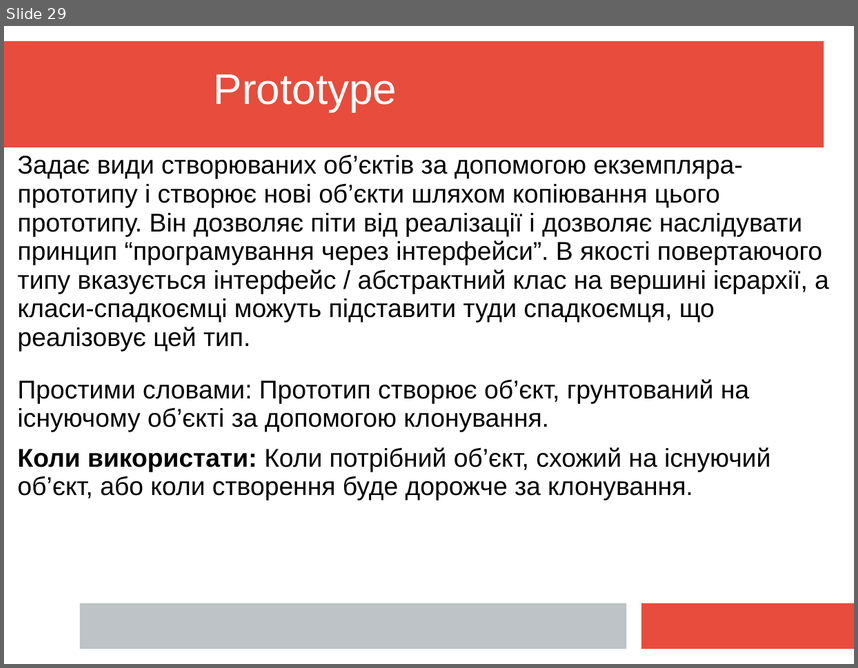
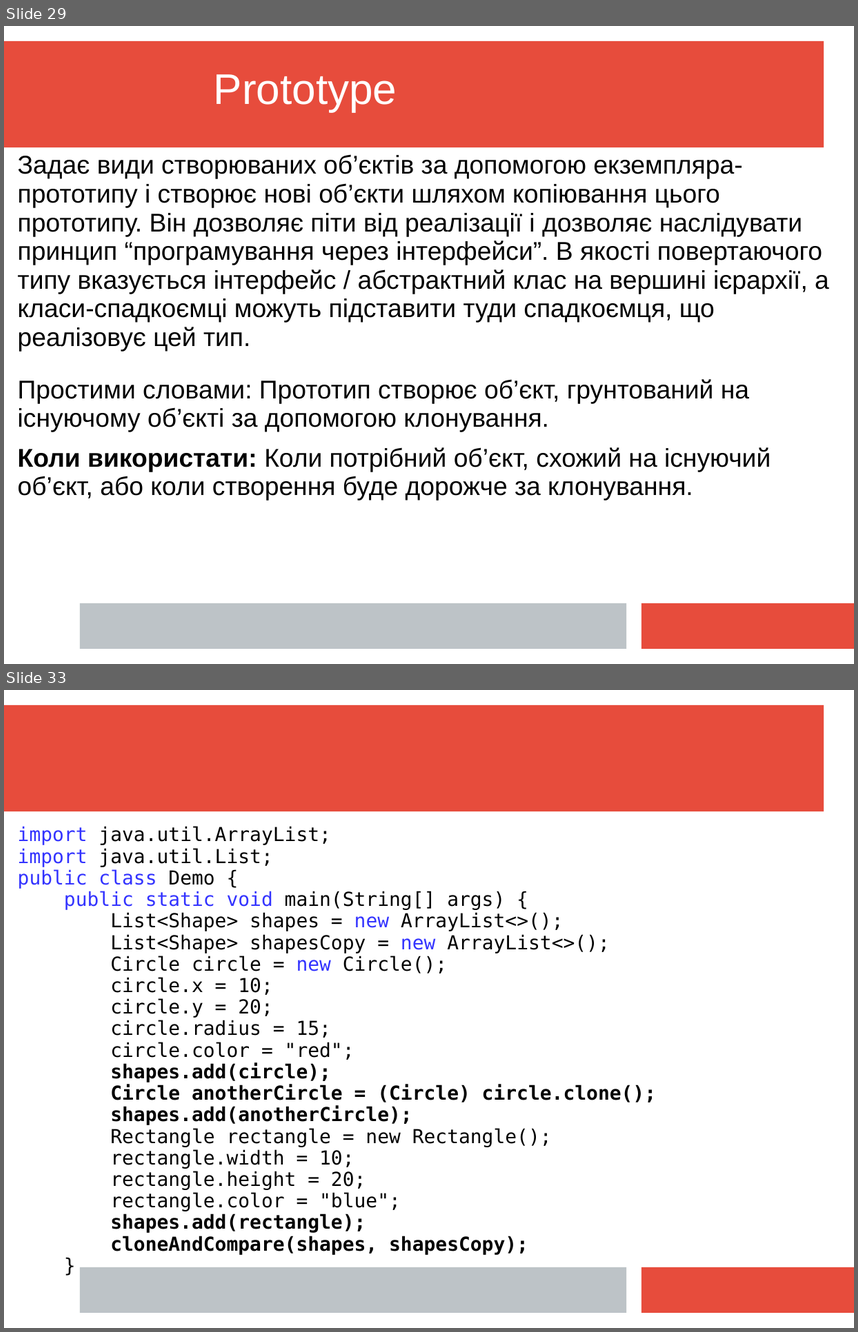
Before and after one commit to mecchmatProjects/JavaCourse, a slide deck: L12_patterns/JavaTutorUkr_12_Patterns.ppt. Shown one above the other, each under a label of ours: slide 29 before the commit, slides 29 and 33 after it; the slides between them are not shown. The pictures are 858x668 and 858x1332 pixels, drawn with LibreOffice and Linux fonts; fonts in the diff are those of the drawing. Boxes give left, top, right and bottom in pixels: in the first picture for what was removed or moved away, otherwise in the second. Text is boxed around its words. In the diff, an @@ line names an element or a change of style, - is before the commit and + after.

```diff
--- a/L12_patterns/JavaTutorUkr_12_Patterns.ppt
+++ b/L12_patterns/JavaTutorUkr_12_Patterns.ppt
@@ slide 33 added at [4,690,854,1328], background #FFFFFF; not listed: 3 template elements that a slide beside it also shows @@
@@ text added at [18,826,656,1255], 18 pt, text #000000 @@
+import java.util.ArrayList;
+import java.util.List;
+public class Demo {
+public static void main(String[] args) {
+List<Shape> shapes = new ArrayList<>();
+List<Shape> shapesCopy = new ArrayList<>();
+Circle circle = new Circle();
+circle.x = 10;
+circle.y = 20;
+circle.radius = 15;
+circle.color = "red";
+shapes.add(circle);
+Circle anotherCircle = (Circle) circle.clone();
+shapes.add(anotherCircle);
+Rectangle rectangle = new Rectangle();
+rectangle.width = 10;
+rectangle.height = 20;
+rectangle.color = "blue";
+shapes.add(rectangle);
+cloneAndCompare(shapes, shapesCopy);
+}
```
Also in this commit, not shown: 1 slide changed, 4 other slides added, 2 other files.
